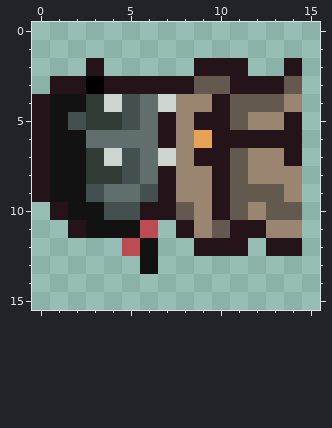
Pixel-art sprite -- images/vampire/vu4.png. Above is the file before it was changed.
The file is 16x16 pixels.
After:
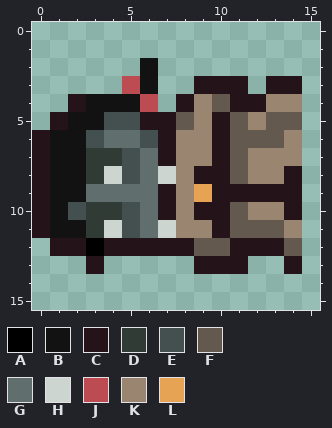
Palette (. is transparent): A #000000  B #121212  C #25131a  D #313b35  E #44504f  F #64594f  G #606e6d  H #cdd5d0  J #bc4c51  K #9a8571  L #e6a353
From old to new:
Changed rows in their new state; - is an unchanged pixel.
first column x 0:
 2 ---.--B--...--.
 3 -....JB..CC-.-C
 4 ..CBBBJ.C-FCCK-
 5 .CBBE-C-FK---FF
 6 ---E--E--K-FFFK
 7 ----D--C-K----K
 8 ----H--H-C----C
 9 ---G--G--L-CCCC
10 CBEDD-G-KC---KC
11 CBBDHEGHK-CFFF-
12 -CCACCCCCFF-C-F
13 ---C--.--CCC--C
Boxes around the changes in both pictures, in picture pixels (x1, y1, x2, y2):
changed: (32, 58, 302, 274)
